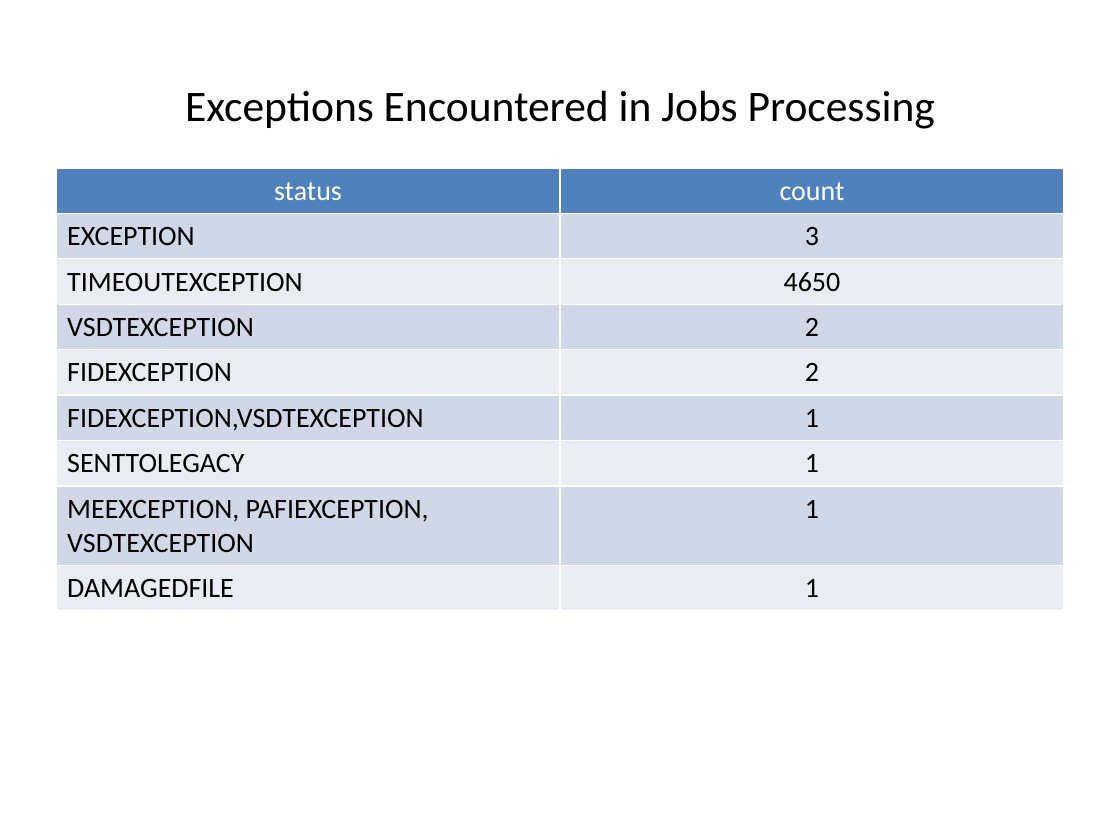
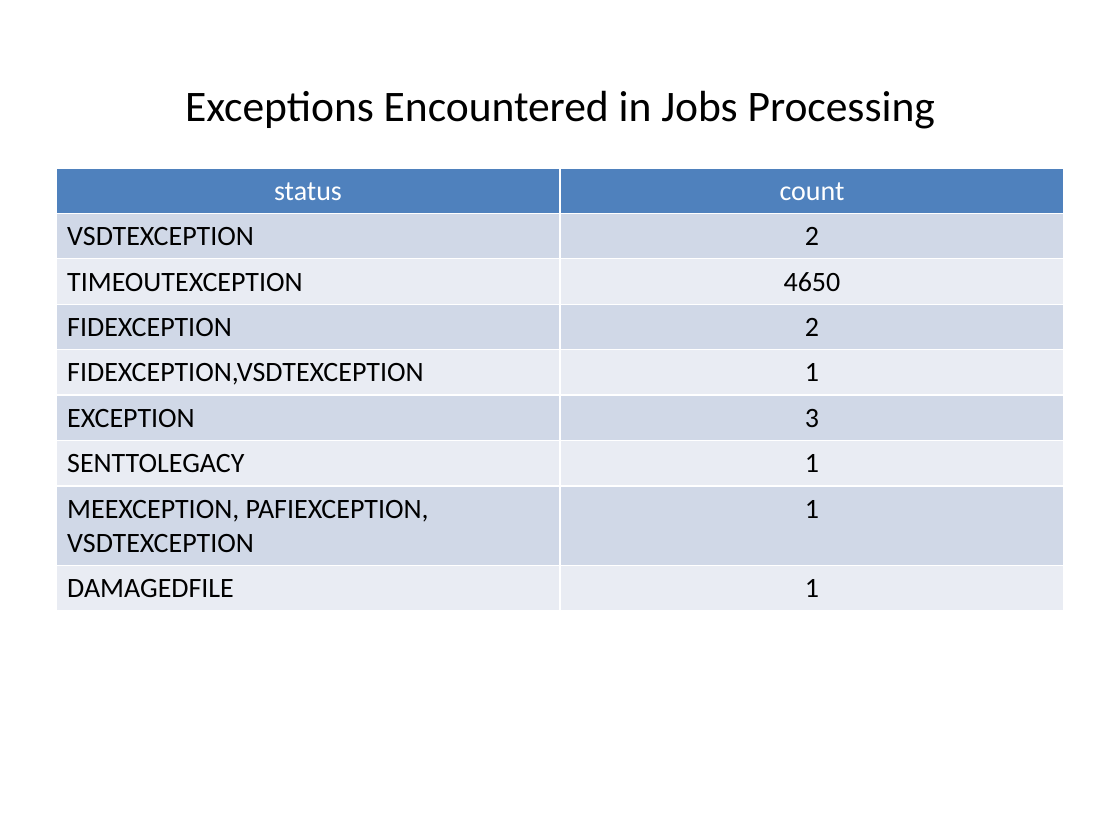
Before and after one commit to JezreelHazelEndaya/JRClient-, a slide deck: slide 3 of status_report.pptx (slide 1 before the commit). Drawn at 1120x840 pixels with LibreOffice and Linux fonts; fonts in the diff are those of the drawing. Boxes give left, top, right and bottom in pixels: in the first picture for what was removed or moved away, otherwise in the second. Text is boxed around its words. In the diff, an @@ line names an element or a change of style, - is before the commit and + after.

```diff
--- a/status_report.pptx
+++ b/status_report.pptx
@@ table at (56, 168, 1064, 601) @@
-row 2, column 1: EXCEPTION
+row 2, column 1: VSDTEXCEPTION
-row 2, column 2: 3
+row 2, column 2: 2
-row 4: VSDTEXCEPTION | 2
+row 6: EXCEPTION | 3
```
Also in this commit, not shown: 1 other slide changed, 5 slides added, 5 other files.
